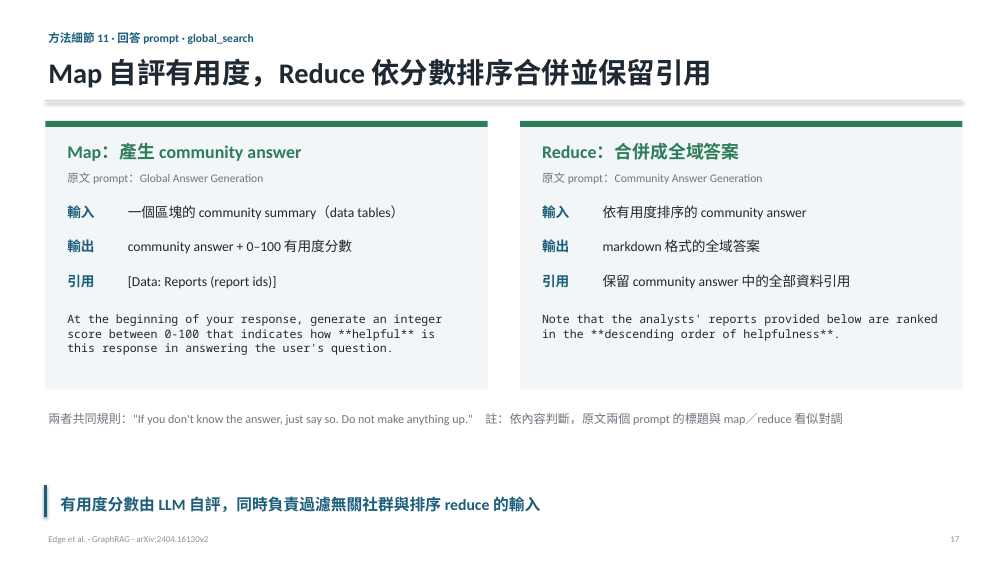
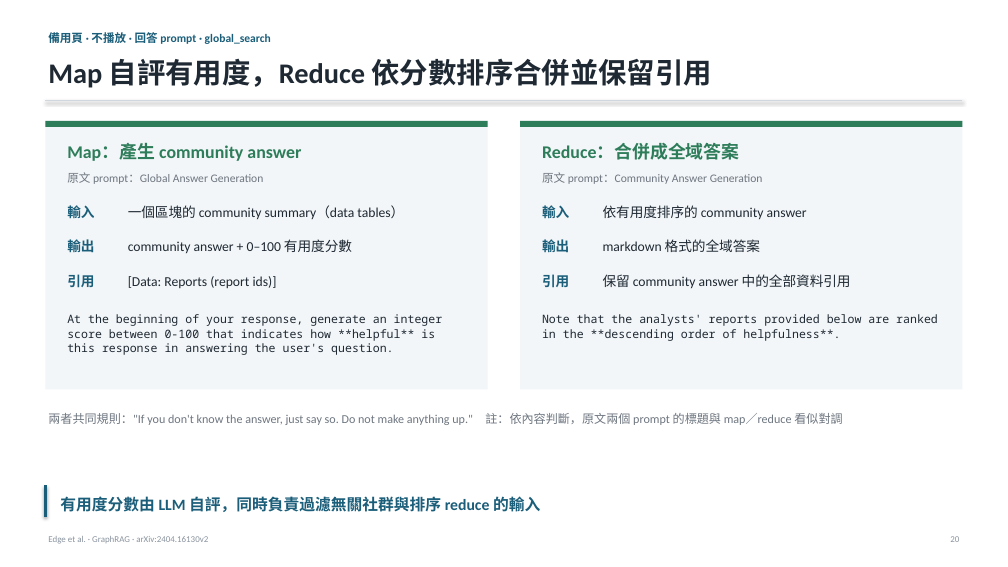
Before and after one commit to Moris-Zhan/CV-RAG-LLM-Papers, a slide deck: slide 20 of RAG/2024_GraphRAG/slides_zh-TW.pptx (slide 17 before the commit). Drawn at 1008x567 pixels with LibreOffice and Linux fonts; fonts in the diff are those of the drawing. Boxes give left, top, right and bottom in pixels: in the first picture for what was removed or moved away, otherwise in the second. Text is boxed around its words. In the diff, an @@ line names an element or a change of style, - is before the commit and + after.

```diff
--- a/RAG/2024_GraphRAG/slides_zh-TW.pptx
+++ b/RAG/2024_GraphRAG/slides_zh-TW.pptx
@@ text at bbox=[48, 30, 271, 46]: text changed @@
-方法細節 11 · 回答 prompt · global_search
+備用頁 · 不播放 · 回答 prompt · global_search
```
Also in this commit, not shown: 21 other slides changed, 2 slides added, 3 slides removed, 4 other files.
